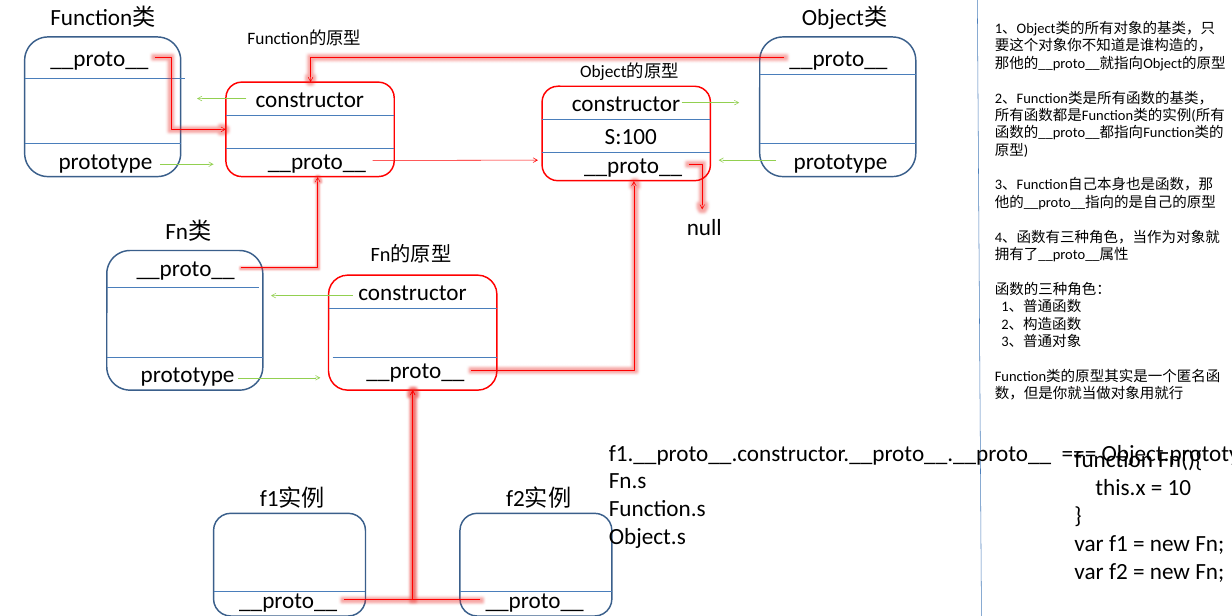
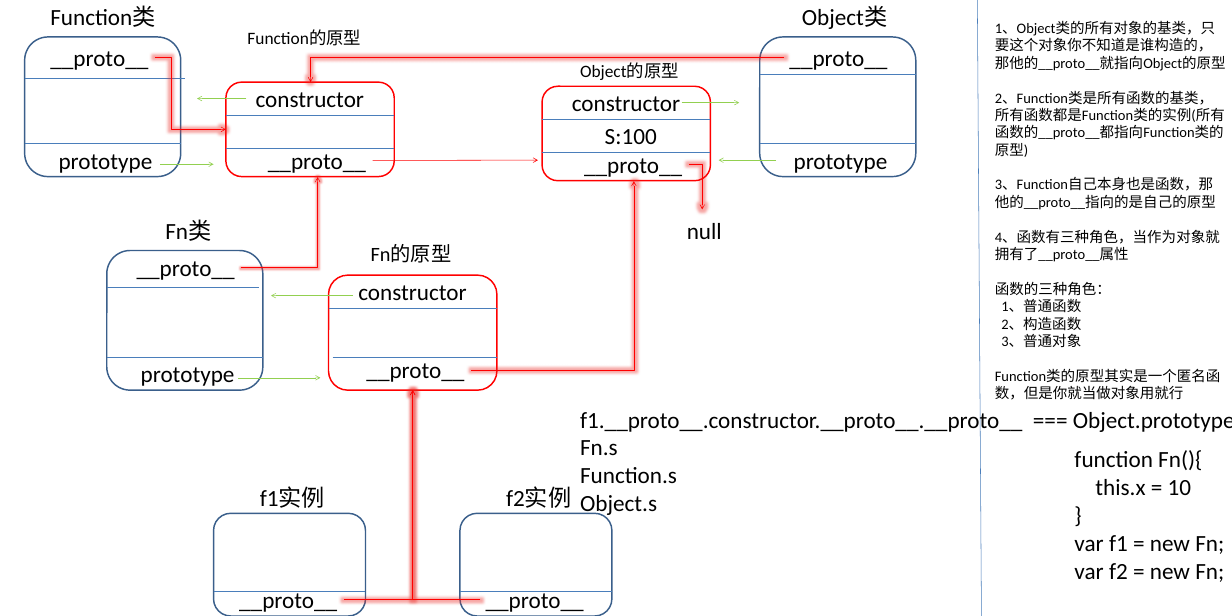
Before and after one commit to gujiazhongjiezhe/2019-16-js, a slide deck: slide 1 of 1、正式课/2、第二周/3、第三天/完整原型图.pptx. Drawn at 1232x616 pixels with LibreOffice and Linux fonts; fonts in the diff are those of the drawing. Boxes give left, top, right and bottom in pixels: in the first picture for what was removed or moved away, otherwise in the second. Text is boxed around its words. In the diff, an @@ line names an element or a change of style, - is before the commit and + after.

```diff
--- a/1、正式课/2、第二周/3、第三天/完整原型图.pptx
+++ b/1、正式课/2、第二周/3、第三天/完整原型图.pptx
@@ text "null": place and size @@
-text "null" at bbox=[687, 219, 722, 235]
+text "null" at bbox=[687, 223, 722, 239]
@@ text "f1.__proto__.constructor.__proto__.__proto__ === Object.prot ..." rewrapped from bbox=[609, 441, 1232, 550] to bbox=[580, 408, 1232, 518] @@
```
Also in this commit, not shown: 12 other files.
